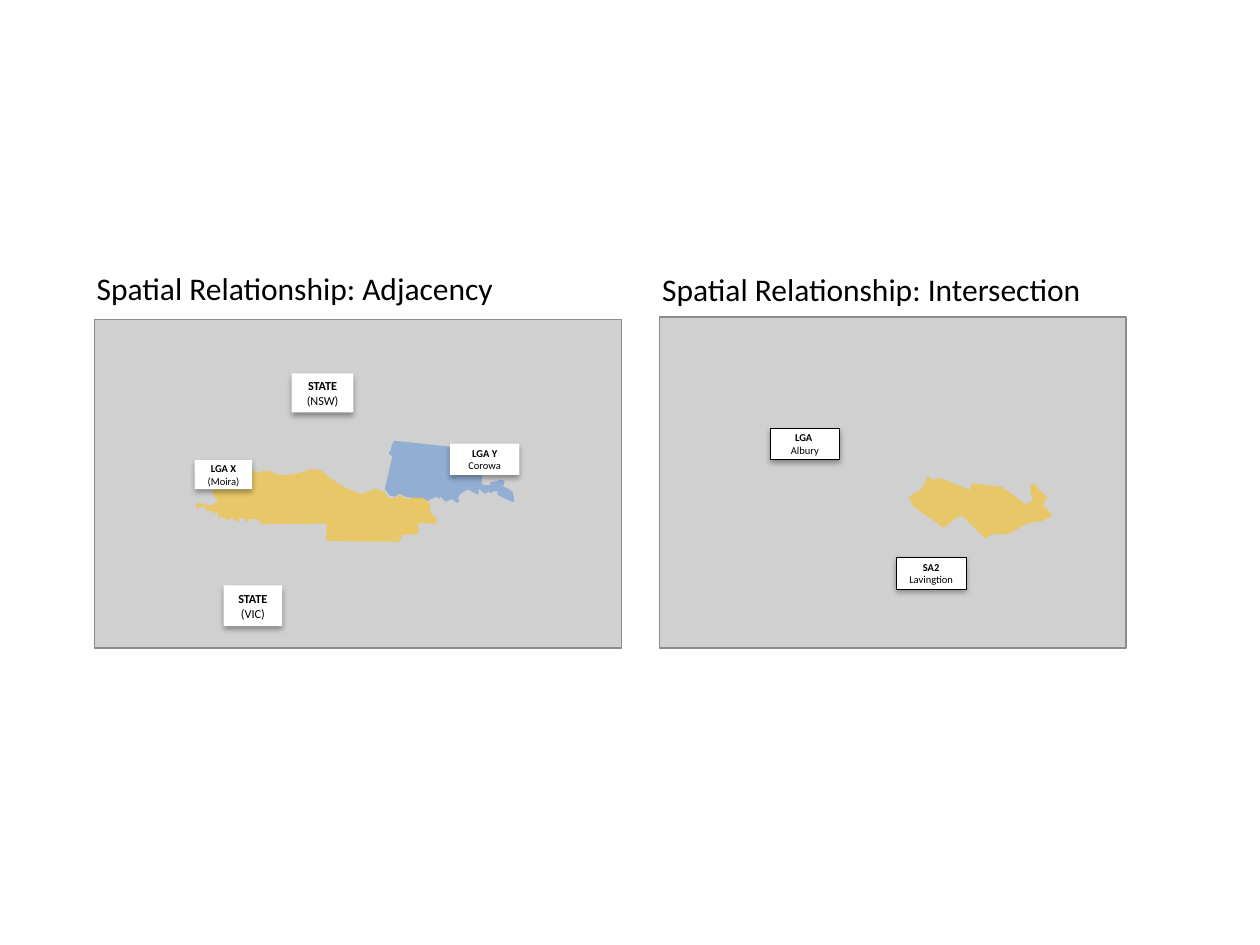
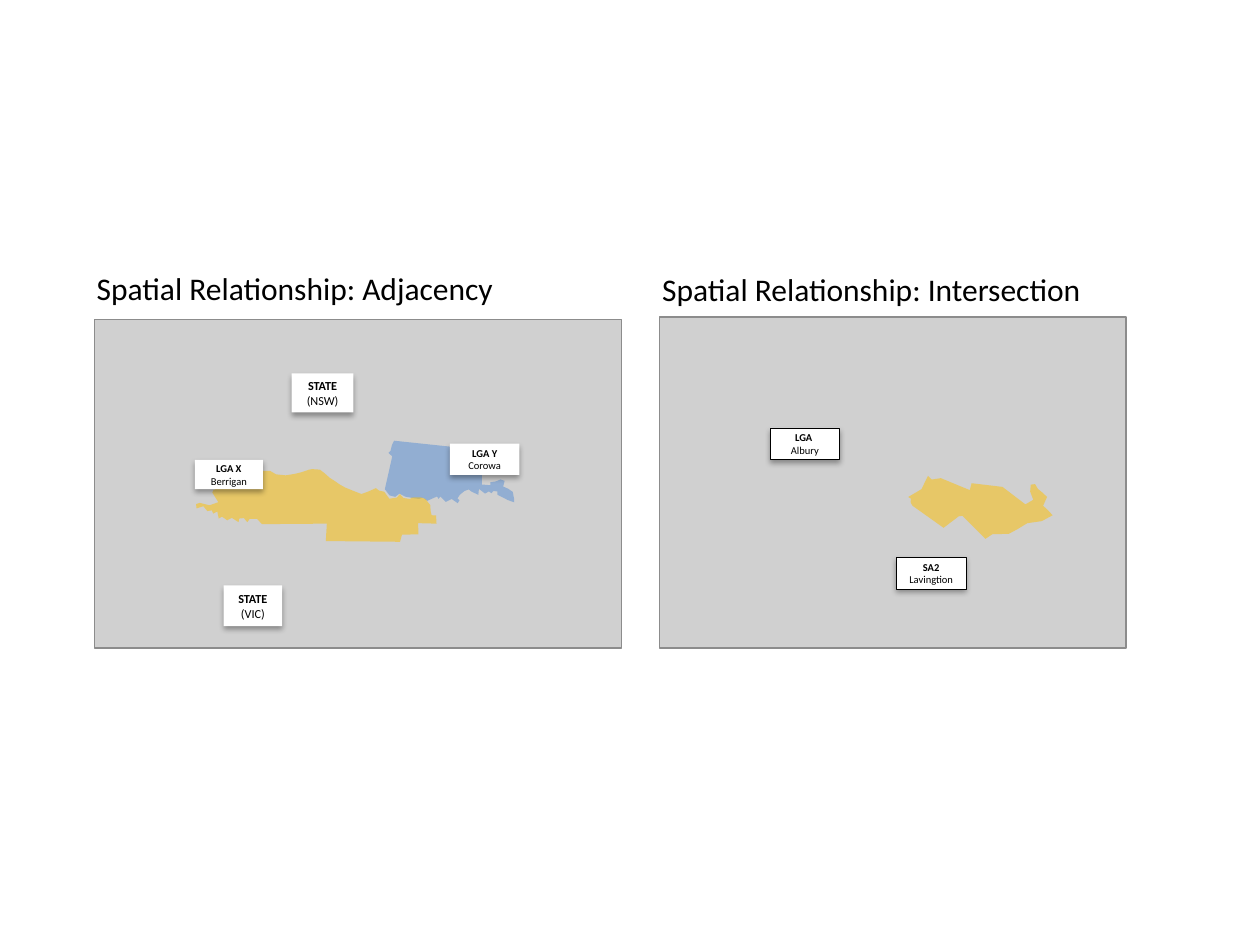
Before and after one commit to NICTA/fsdf-hackfest, a slide deck: slide 3 of assets/Hackfest - FSDF Overview.pptx. Drawn at 1260x945 pixels with LibreOffice and Linux fonts; fonts in the diff are those of the drawing; grey boxes stand for pictures. Boxes give left, top, right and bottom in pixels: in the first picture for what was removed or moved away, otherwise in the second. Text is boxed around its words. In the diff, an @@ line names an element or a change of style, - is before the commit and + after.

```diff
--- a/assets/Hackfest - FSDF Overview.pptx
+++ b/assets/Hackfest - FSDF Overview.pptx
@@ rectangle "LGA X": place and size @@
-rectangle "LGA X" at bbox=[195, 460, 253, 489]
+rectangle "LGA X" at bbox=[195, 460, 263, 489]
@@ text in rectangle at bbox=[211, 478, 247, 487]: text changed @@
-(Moira)
+Berrigan
```
Also in this commit, not shown: 1 other slide changed, 1 slide added, 3 other files.
